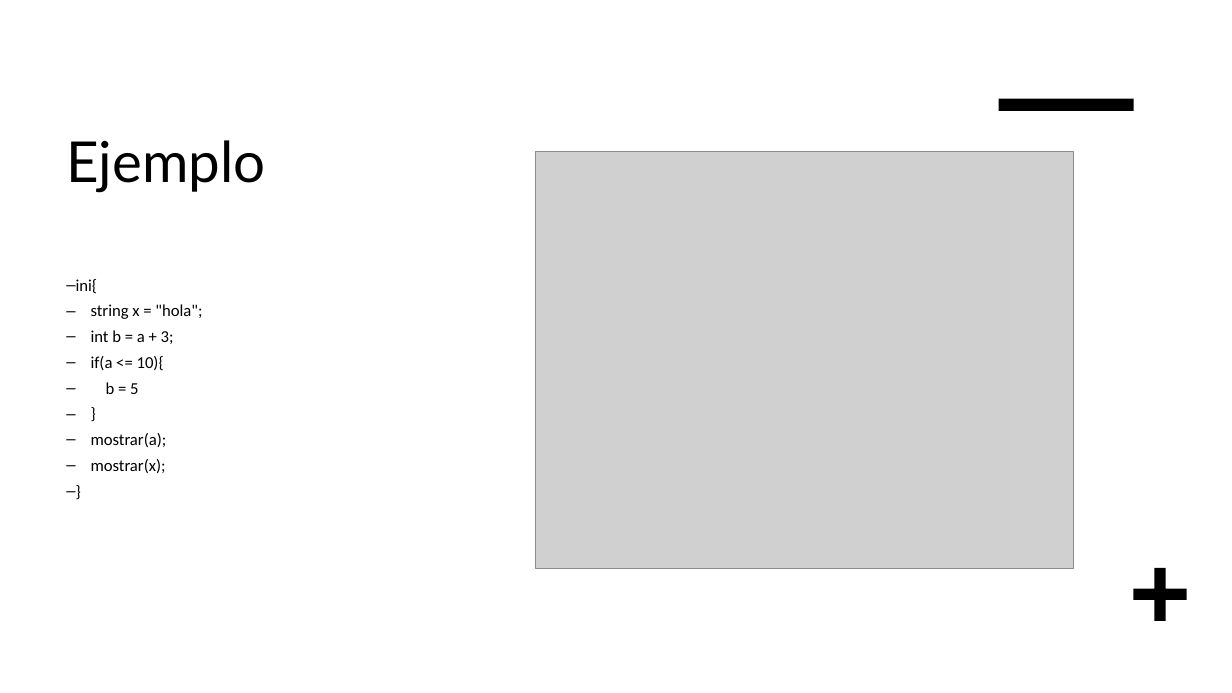
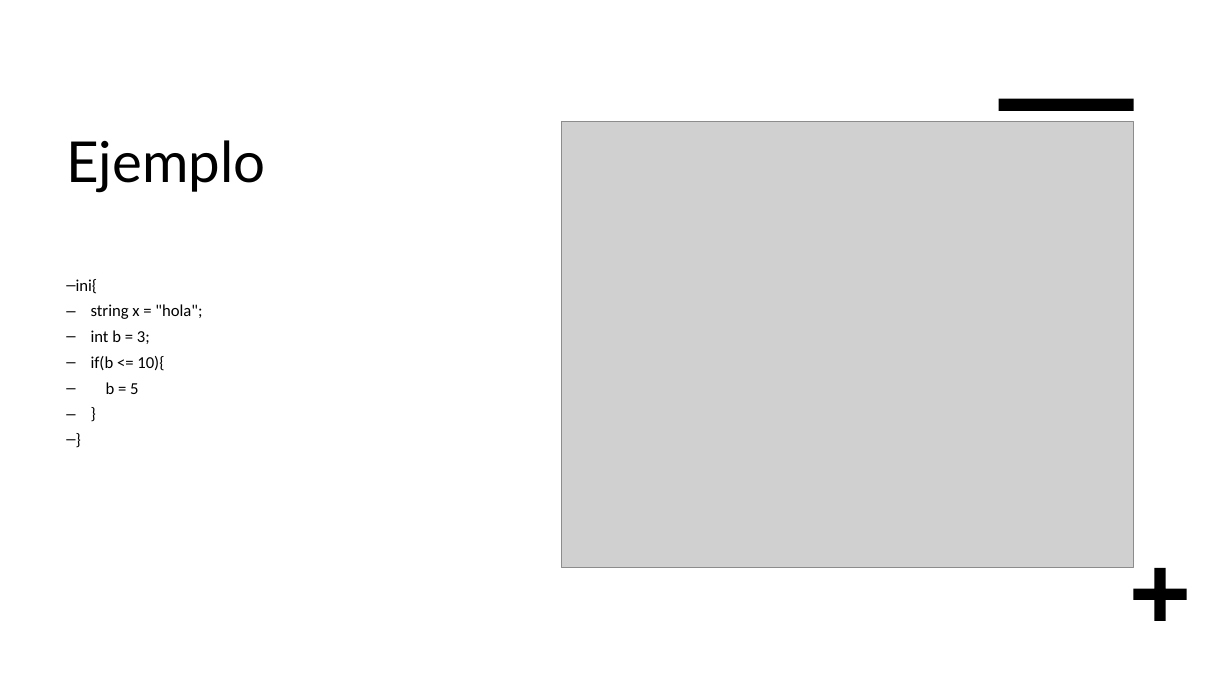
Before and after one commit to joseocio192/Compilador-para-lenguaje-llamado-ini, a slide deck: slide 3 of doc/compilador.pptx. Drawn at 1232x693 pixels with LibreOffice and Linux fonts; fonts in the diff are those of the drawing; grey boxes stand for pictures. Boxes give left, top, right and bottom in pixels: in the first picture for what was removed or moved away, otherwise in the second. Text is boxed around its words. In the diff, an @@ line names an element or a change of style, - is before the commit and + after.

```diff
--- a/doc/compilador.pptx
+++ b/doc/compilador.pptx
@@ picture: place and size @@
-picture at [535,152,1073,568]
+picture at [562,122,1134,568]
@@ text at [91,330,164,371]: text changed @@
-– int b = a + 3;
-– if(a <= 10){
+– int b = 3;
+– if(b <= 10){
@@ text at [91,433,167,473]: paragraphs removed @@
-– mostrar(a);
-– mostrar(x);
```
Also in this commit, not shown: 1 other slide changed, 15 other files.
